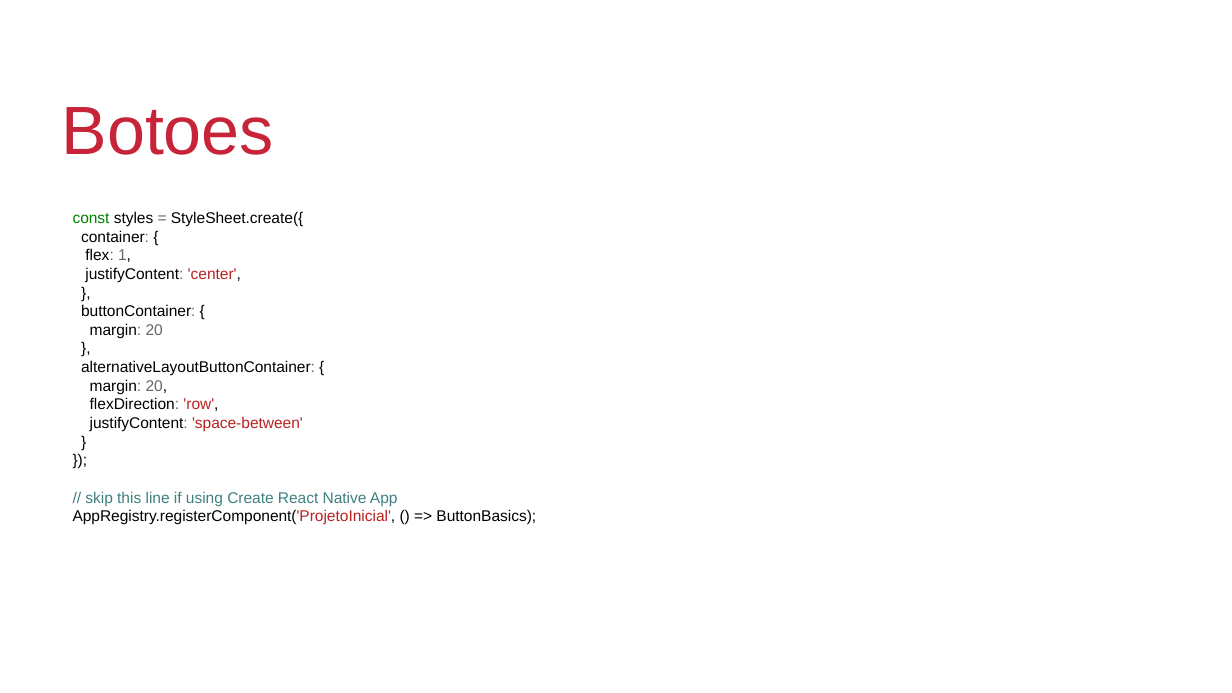
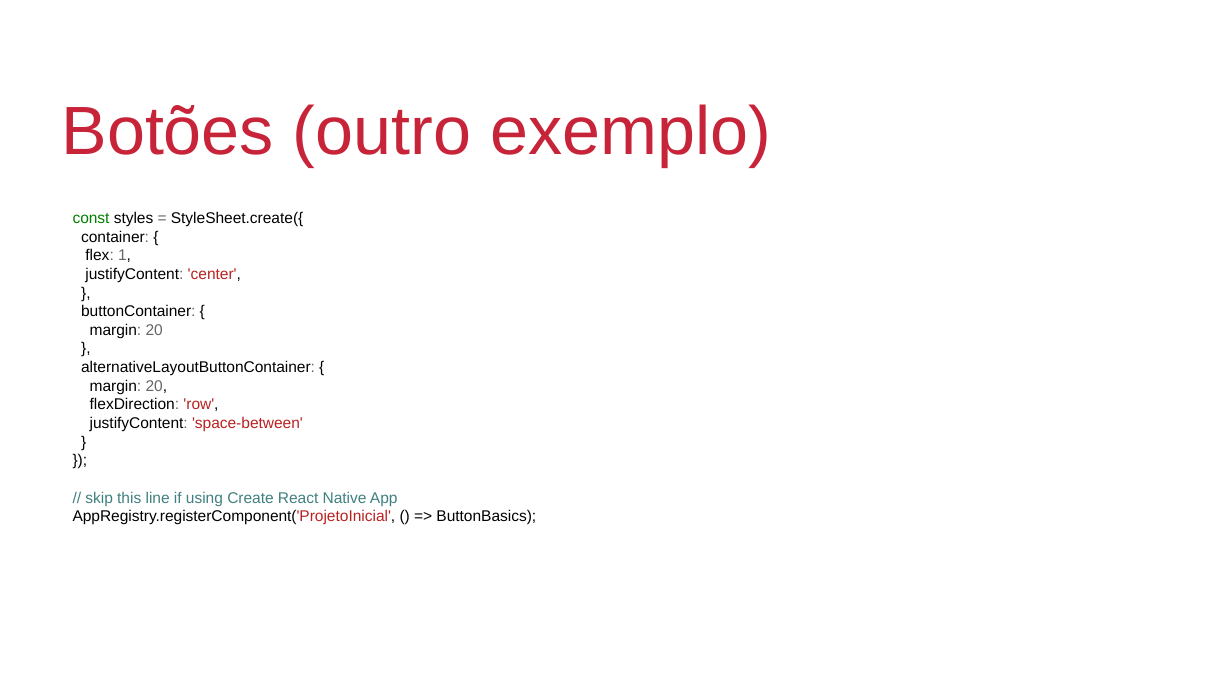
Before and after one commit to johnmagt/PIDM-2019_2, a slide deck: slide 12 of SLIDES/aula02.odp. Drawn at 1232x693 pixels with LibreOffice and Linux fonts; fonts in the diff are those of the drawing; background and template pictures are left out. Boxes give left, top, right and bottom in pixels: in the first picture for what was removed or moved away, otherwise in the second. Text is boxed around its words. In the diff, an @@ line names an element or a change of style, - is before the commit and + after.

```diff
--- a/SLIDES/aula02.odp
+++ b/SLIDES/aula02.odp
@@ title at [62, 104, 771, 166]: text changed @@
-Botoes
+Botões (outro exemplo)
```
Also in this commit, not shown: 3 other slides changed, 13 slides added, 10 slides removed, 2 other files.
